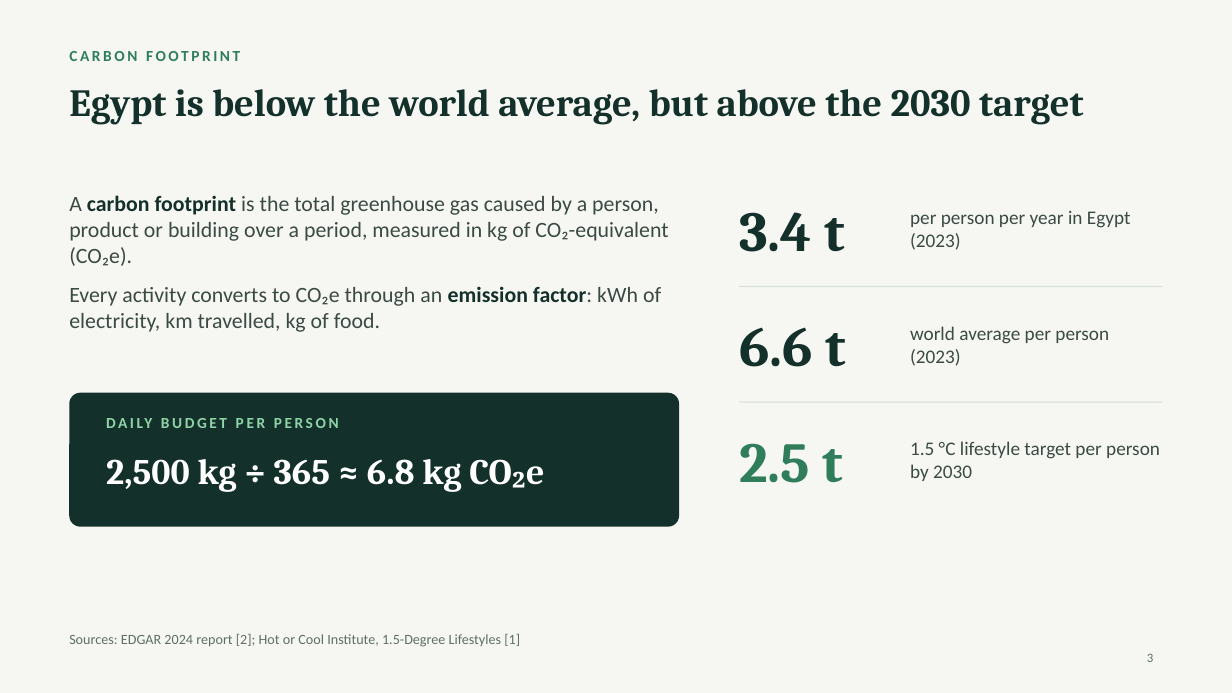
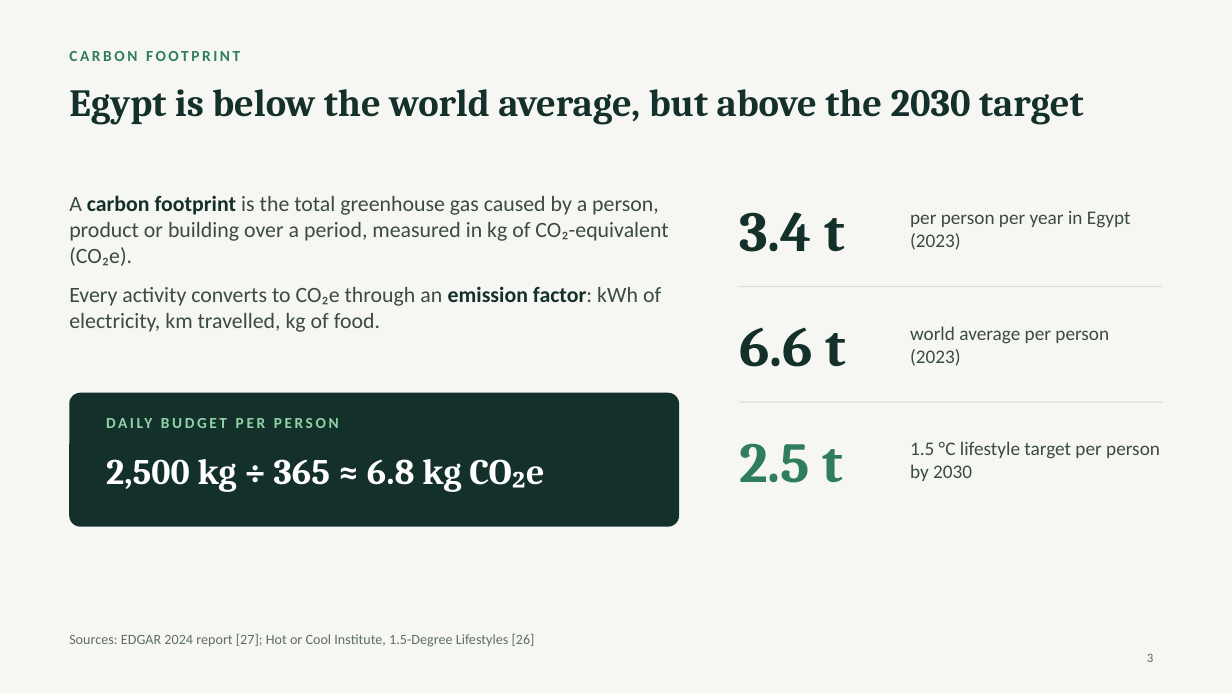
Before and after one commit to RahmaOshba/RahmaOshba, a slide deck: slide 3 of Basmati_Presentation.pptx. Drawn at 1232x693 pixels with LibreOffice and Linux fonts; fonts in the diff are those of the drawing. Boxes give left, top, right and bottom in pixels: in the first picture for what was removed or moved away, otherwise in the second. Text is boxed around its words. In the diff, an @@ line names an element or a change of style, - is before the commit and + after.

```diff
--- a/Basmati_Presentation.pptx
+++ b/Basmati_Presentation.pptx
@@ text at (x1=69, y1=634, x2=535, y2=647): text changed @@
-Sources: EDGAR 2024 report [2]; Hot or Cool Institute, 1.5-Degree Lifestyles [1]
+Sources: EDGAR 2024 report [27]; Hot or Cool Institute, 1.5-Degree Lifestyles [26]
```
Also in this commit, not shown: 7 other slides changed, 5 slides added, 1 slide removed, 7 other files.
